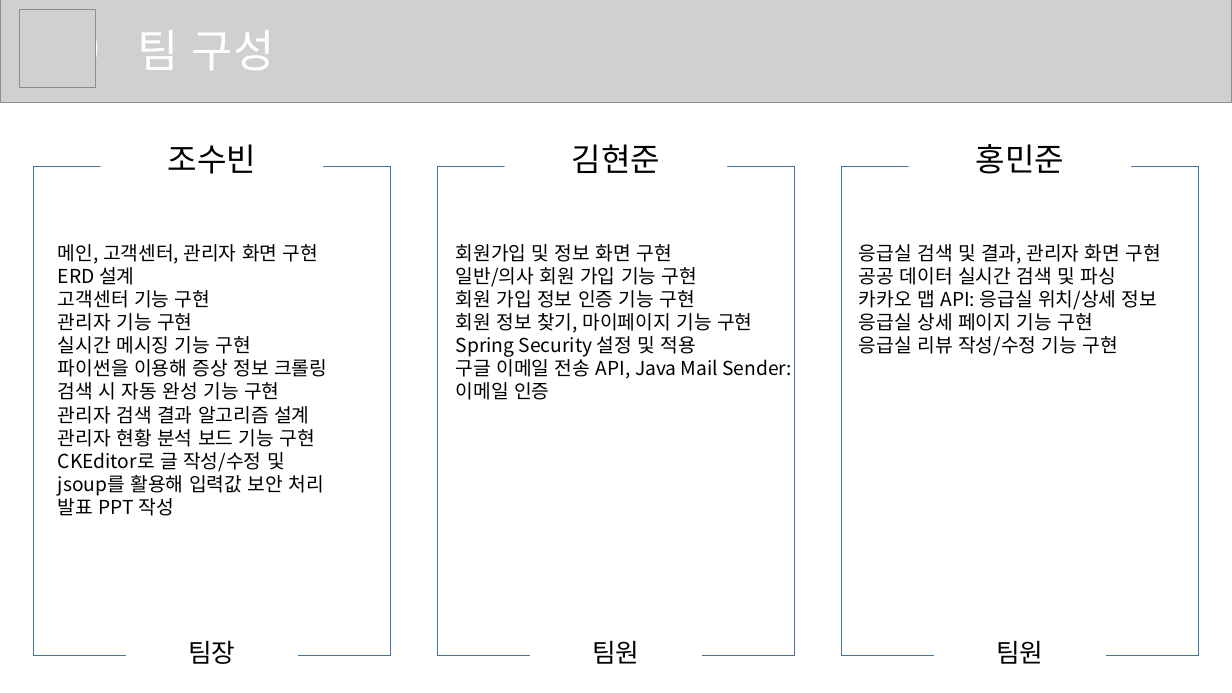
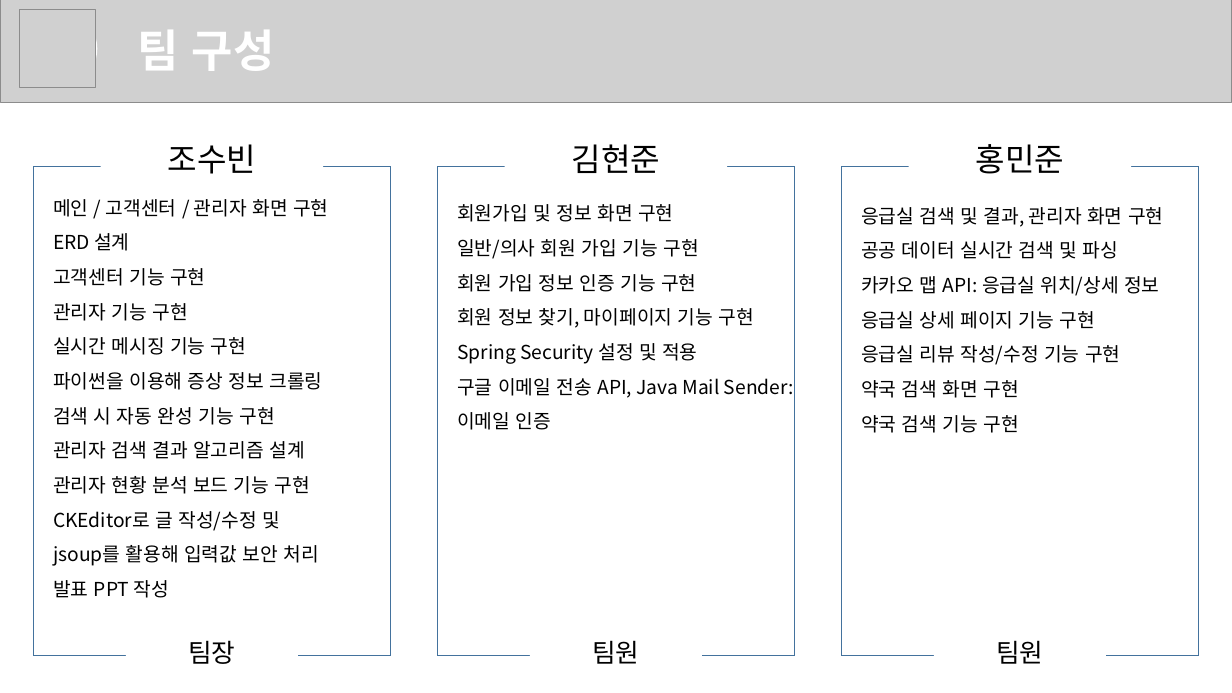
Before and after one commit to SleepingAlbaricoque/swiftER, a slide deck: slide 4 of swiftER 발표 보고서.pptx. Drawn at 1232x693 pixels with LibreOffice and Linux fonts; fonts in the diff are those of the drawing; grey boxes stand for pictures. Boxes give left, top, right and bottom in pixels: in the first picture for what was removed or moved away, otherwise in the second. Text is boxed around its words. In the diff, an @@ line names an element or a change of style, - is before the commit and + after.

Commit message:
ppt 수정

```diff
--- a/swiftER 발표 보고서.pptx
+++ b/swiftER 발표 보고서.pptx
@@ text "팀 구성" at <box>138,30,275,71</box>: bold on @@
@@ text "메인 / 고객센터 / 관리자 ...": place and size @@
-text "메인 / 고객센터 / 관리자 ..." at <box>58,244,327,516</box>
+text "메인 / 고객센터 / 관리자 ..." at <box>53,199,328,598</box>
@@ text at <box>53,199,328,217</box>: text changed @@
-메인, 고객센터, 관리자 화면 구현
+메인 / 고객센터 / 관리자 화면 구현
@@ text "회원가입 및 정보 화면 구현": place and size @@
-text "회원가입 및 정보 화면 구현" at <box>456,244,792,400</box>
+text "회원가입 및 정보 화면 구현" at <box>457,204,794,430</box>
@@ text "회원가입 및 정보 화면 구현" at <box>457,204,794,430</box>: line spacing 1 to 1.5 @@
@@ text "응급실 검색 및 결과, 관리자 ...": place and size @@
-text "응급실 검색 및 결과, 관리자 ..." at <box>859,244,1161,356</box>
+text "응급실 검색 및 결과, 관리자 ..." at <box>861,207,1163,433</box>
@@ text at <box>861,207,1163,365</box>: line spacing 1 to 1.5 @@
@@ text at <box>53,233,322,598</box>: line spacing 1 to 1.5 @@
@@ text at <box>861,380,1019,433</box>: paragraphs added @@
+약국 검색 화면 구현
+약국 검색 기능 구현
```
Also in this commit, not shown: 8 other slides changed, 1 slide added.
